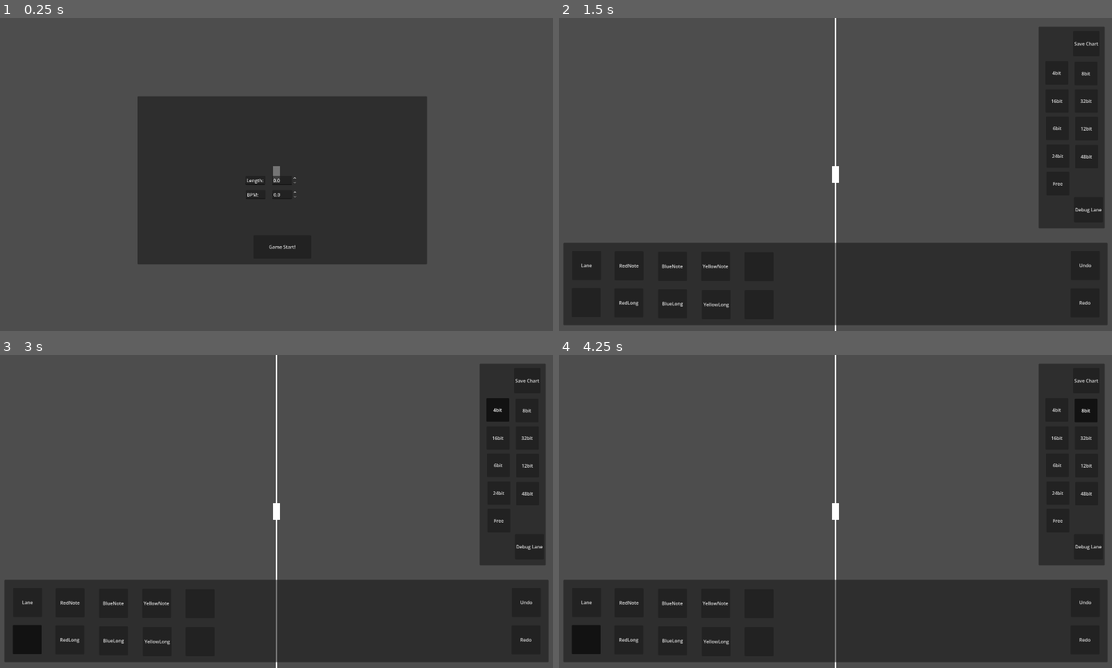
Above: before the commit, frames 1-4 (two rows, left to right).
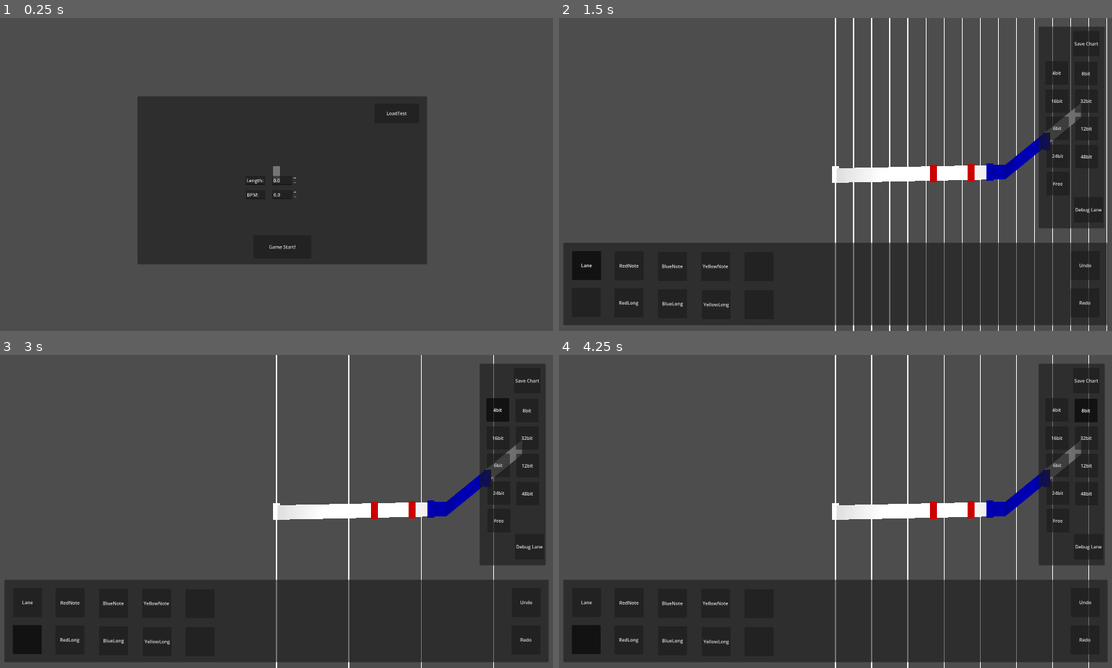
Above: after the commit, the same moments.

Repository: junu192857/Vexatonic-dash-2
Game: Godot game, scene res://Scenes/Editor.tscn
Two runs of this game, one before a commit and one after it. Both use one fixed random seed, a clock stepped at 60 frames per second and the inputs below. This scene is started directly instead of the project's main scene.
Inputs (mouse positions are in pixels of both pictures, inside the frame that each line leads up to):
- Up to frame 1 (0.25 s): no input
- Up to frame 2 (1.5 s): click (957, 111) at 0.5 s, where only the run after the commit has a clickable "LoadTest"; click "Game Start!" (after the commit: "Lane") at 1.25 s
- Up to frame 3 (3 s): click (27, 639) at 2.02 s; click "4bit" at 2.75 s
- Up to frame 4 (4.25 s): click "8bit" at 3.5 s

The runs differ from the first frame. In frame 1, less than 0.1% of the frame differs, in the area x 69-74%, y 29-32%; in frame 2, 4.3%, in the area x 50-100%, y 0-100%; in frame 3, 2.5%; in frame 4, 3.1%.

Commit message:
Editor -Load 기능 일부 완성

Diff:
--- a/vexatonic-dash-2/Charts/HolyTest.csv
+++ b/vexatonic-dash-2/Charts/HolyTest.csv
@@ -1,7 +1,14 @@
+BPM 0 120
+LENGTH
+MUSIC
+LEVEL
+
 LANE 0 1
-0.0 -133.0
-1473.21423339844 -142.0
-2410.71435546875 84.0
+0.0 3.5965576171875
+1173.9130859375 -8.73455810546875
+1695.65222167969 -221.4462890625
 END
-669.642883 0 1 1875.000000 0
-267.857147 1 0 0.000000 0
+
+652.173889 0 0 0.000000 0
+913.043457 0 0 0.000000 0
+1043.478271 1 1 1434.782593 0
--- a/vexatonic-dash-2/Scenes/Editor.tscn
+++ b/vexatonic-dash-2/Scenes/Editor.tscn
@@ -277,6 +277,14 @@
 offset_bottom = 30.5
 text = "BPM:"
 
+[node name="Button2" type="Button" parent="CanvasLayer/InitialPanel" unique_id=1399891099]
+layout_mode = 0
+offset_left = 819.0
+offset_top = 25.0
+offset_right = 973.0
+offset_bottom = 93.0
+text = "LoadTest"
+
 [node name="SettingPanel" type="Panel" parent="CanvasLayer" unique_id=955210483]
 anchors_preset = -1
 anchor_left = 0.85
@@ -403,6 +411,7 @@
 [connection signal="pressed" from="CanvasLayer/NoteSelectorPanel/Button7" to="." method="_on_select_mode" binds= [1]]
 [connection signal="pressed" from="CanvasLayer/NoteSelectorPanel/Button" to="." method="_on_select_mode" binds= [0]]
 [connection signal="pressed" from="CanvasLayer/InitialPanel/Button" to="." method="_on_start_editor"]
+[connection signal="pressed" from="CanvasLayer/InitialPanel/Button2" to="." method="load_chart"]
 [connection signal="pressed" from="CanvasLayer/SettingPanel/SaveButton2" to="." method="print_lane_info"]
 [connection signal="pressed" from="CanvasLayer/SettingPanel/SaveButton" to="." method="open_save_panel"]
 [connection signal="pressed" from="CanvasLayer/SettingPanel/Button4" to="." method="set_bit" binds= [32]]
--- a/vexatonic-dash-2/Scripts/EditorManager.gd
+++ b/vexatonic-dash-2/Scripts/EditorManager.gd
@@ -10,6 +10,7 @@
 @onready var inputHandler = $EditorInputHandler
 @onready var camera = $Camera2D
 
+@onready var initialPanel = $CanvasLayer/InitialPanel
 @onready var noteSelectorPanel = $CanvasLayer/NoteSelectorPanel
 @onready var settingPanel = $CanvasLayer/SettingPanel
 @onready var savePanel = $CanvasLayer/SavePanel
@@ -34,7 +35,7 @@
 	var music_time = $CanvasLayer/InitialPanel/MusicTimeBox.value
 	if music_time == 0:
 		music_time = 180
-	$CanvasLayer/InitialPanel.visible = false
+	initialPanel.visible = false
 	music_bpm.append(Vector2(0, bpm))
 	music_bpm.append(Vector2(INF, 60))
 	music_end_time = music_time * 1000
@@ -577,10 +578,22 @@
 
 	quit_save_panel()
 
+func load_chart():
+	editor_ready = true
+	current_state = EditorState.Ready
+	initialPanel.visible = false
+	noteSelectorPanel.visible = true
+	settingPanel.visible = true
+	#test
+	music_end_time = 180000
+	parse()
+	music_bpm.append(Vector2(INF, 60))
+	place_bar_lines()
+
 # =============================== Load Chart ==========================
 
 func parse():
-	ChartParser.parse("res://Charts/HolyTest.csv", laneDatas, noteDatas)
+	ChartParser.parse("res://Charts/HolyTest.csv", laneDatas, noteDatas, music_bpm)
 	for lane in laneDatas:
 		for i in range(lane.keyframes.size() - 1):
 			var start_time = lane.keyframes[i].x
@@ -600,13 +613,44 @@
 		var note: ENote = NOTE_SCENE.instantiate()
 		var lane = Lane.find_lane(laneDatas, noteData.lane)
 		note.set_data(noteData)
+		add_child(note)
 		note.position = Vector2(Setting.get_posx_from_time(noteData.time), lane.get_height(noteData.time))
 		note.set_color(noteData.color)
 		lane.add_note(note)
 
+		var connector_start_x = Setting.get_posx_from_time(noteData.time) + Setting.NOTE_WIDTH
+		var connector_end_x = Setting.get_posx_from_time(noteData.end_time)
 		if (noteData.type == 1):
-			var connector = CONNECTOR_SCENE.instantiate()
-
+			if connector_start_x < connector_end_x:
+				var points = [connector_start_x]
+				for kf in lane.keyframes:
+					if kf.x > noteData.time + Setting.get_time_from_posx(Setting.NOTE_WIDTH) and kf.x < noteData.end_time:
+						points.append(Setting.get_posx_from_time(kf.x))
+					if kf.x > noteData.end_time:
+						break
+				points.append(connector_end_x)
+				var parent_node = note
+				var start_x
+				var start_pos
+				var end_x
+				var end_pos
+				for i in range(points.size() - 1):
+					start_x = points[i]
+					end_x = points[i + 1]
+					start_pos = Vector2(start_x, lane.get_height(Setting.get_time_from_posx(start_x)))
+					end_pos = Vector2(end_x, lane.get_height(Setting.get_time_from_posx(end_x)))
+
+					var longNote_connector = CONNECTOR_SCENE.instantiate()
+					parent_node.add_child(longNote_connector)
+					longNote_connector.set_editor_color(noteData.color)
+					longNote_connector.set_data(start_pos, end_pos)
+					longNote_connector.global_position = start_pos
+					parent_node = longNote_connector
+
+			var marker = NOTE_SCENE.instantiate()
+			note.add_child(marker)
+			marker.set_color(noteData.color)
+			marker.global_position = Vector2(connector_end_x, lane.get_height(noteData.end_time))
 
 
 # ================================ 편의 기능 ============================
--- a/vexatonic-dash-2/Scripts/Scripts_without_Node/ChartParser.gd
+++ b/vexatonic-dash-2/Scripts/Scripts_without_Node/ChartParser.gd
@@ -1,6 +1,6 @@
 class_name ChartParser
 
-static func parse(path:String, lanes: Array[Lane], noteDatas: Array[NoteData]):
+static func parse(path:String, lanes: Array[Lane], noteDatas: Array[NoteData], bpmDatas: Array[Vector2] = []):
 	#var notes: Array[NoteData]
 
 	var file = FileAccess.open(path, FileAccess.READ)
@@ -18,6 +18,11 @@
 			continue
 
 		var parts = line.split(" ")
+
+		if parts[0] == "BPM":
+			var time = float(parts[1])
+			var bpm = float(parts[2])
+			bpmDatas.append(Vector2(time, bpm))
 
 		if parts[0] == "LANE":
 			var index = int(parts[1])
